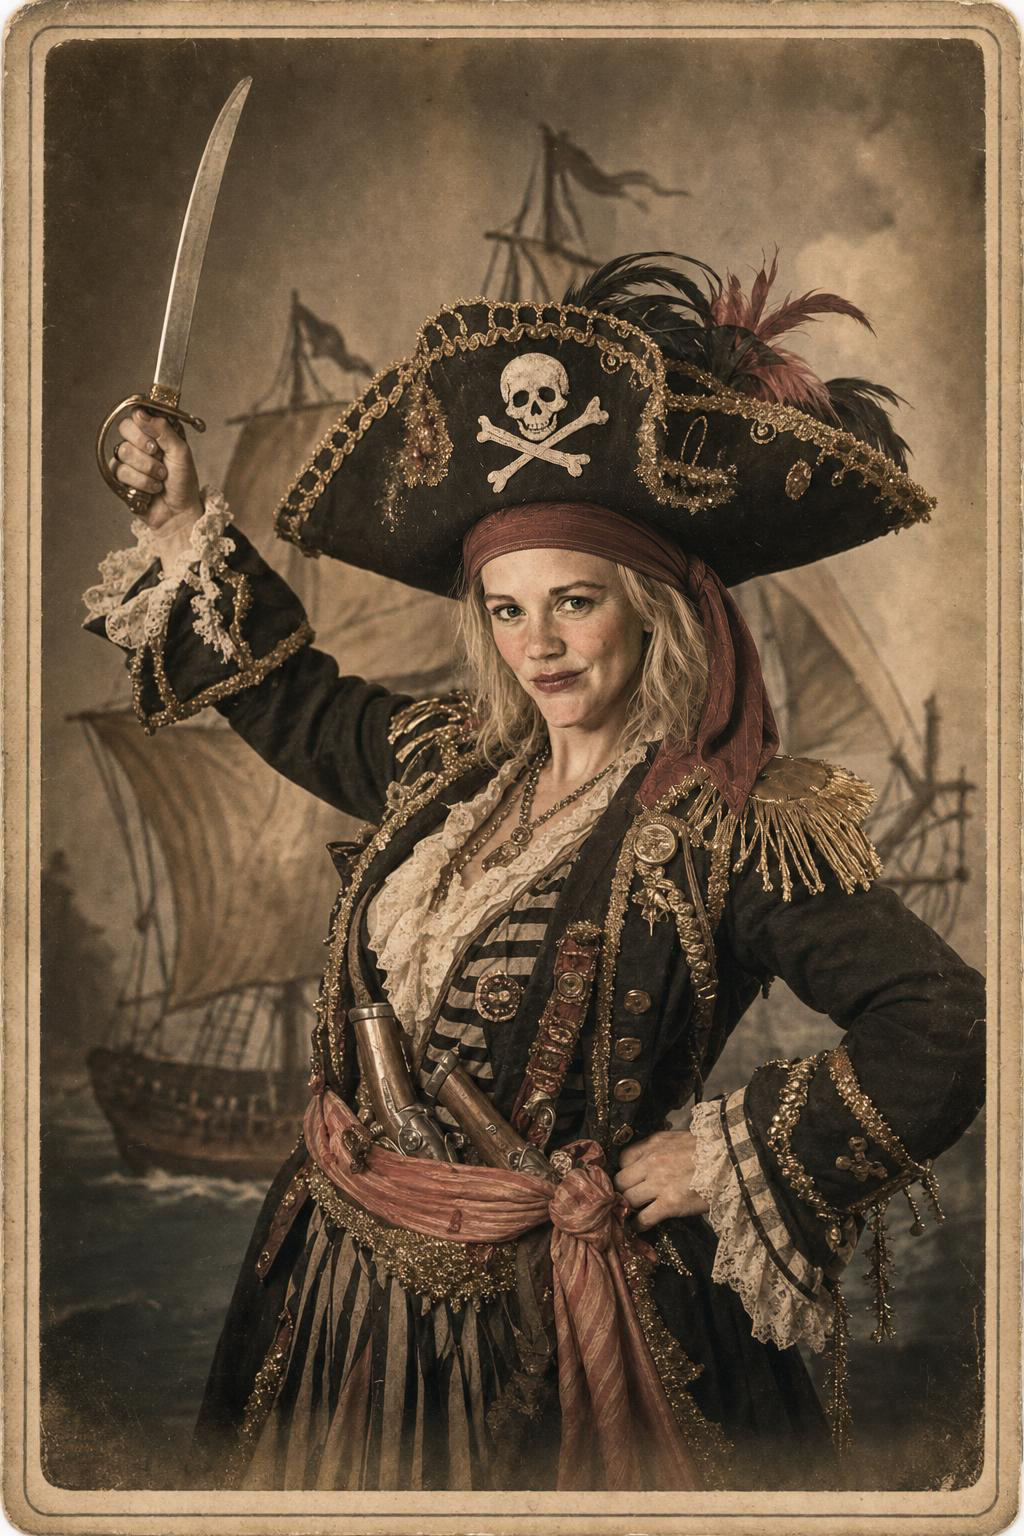
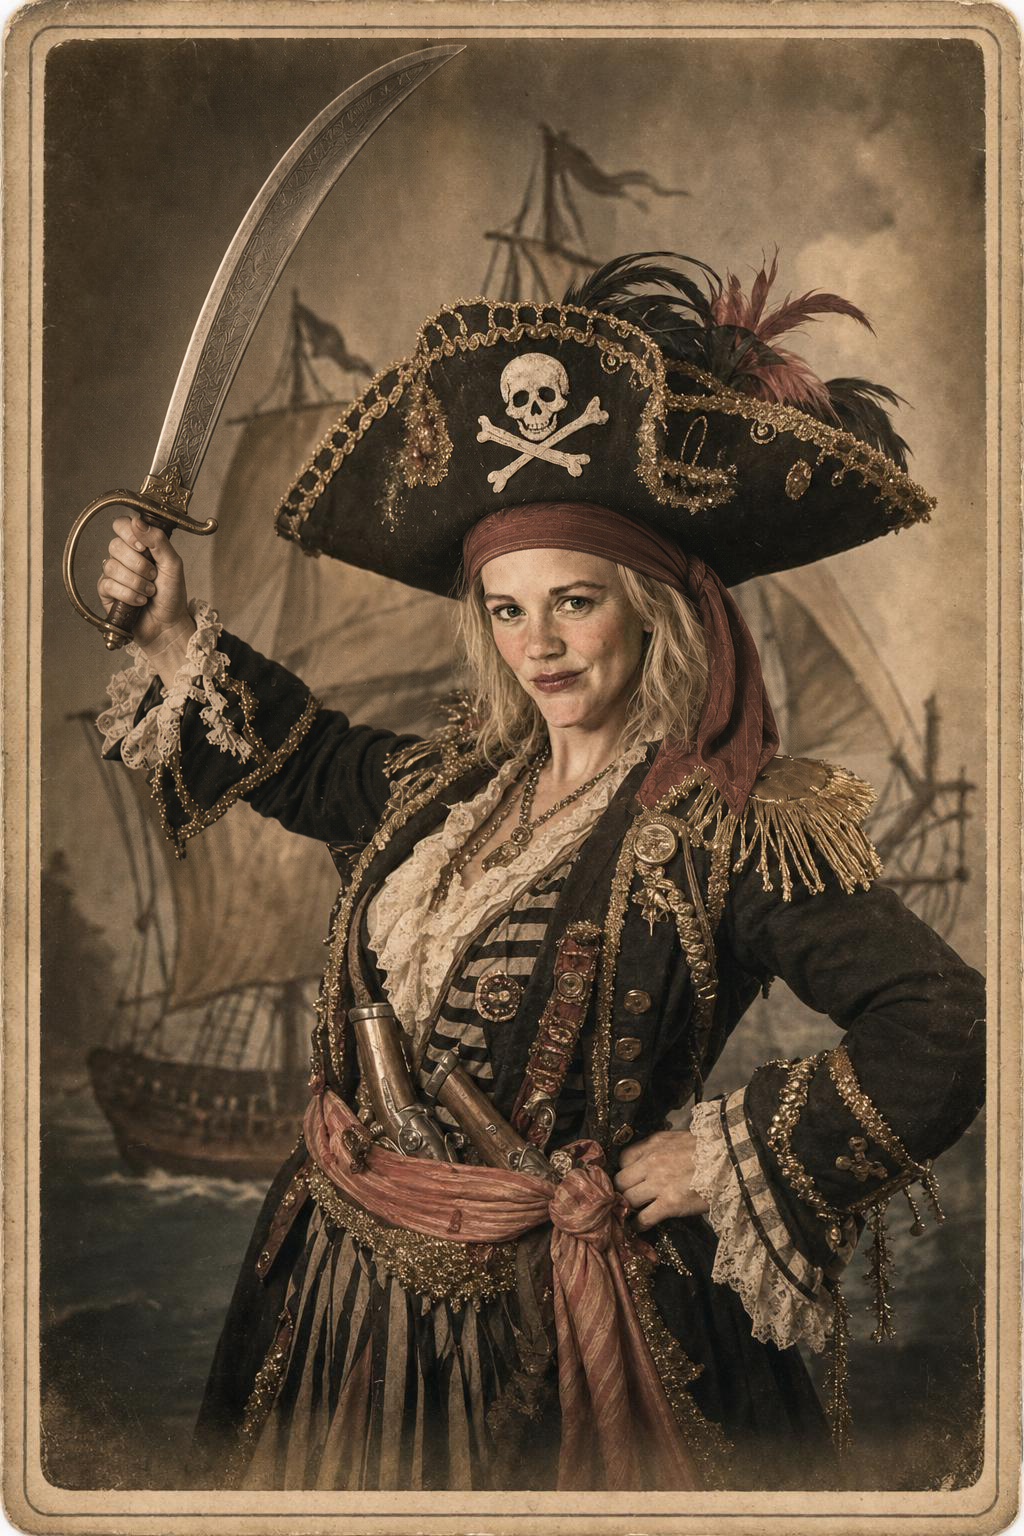
Layers edited between the first and the second w=1024, h=1536 image:
added layer "Pirate Durag Request Jun 12 2026" above "Background copy" over [2, 0, 512, 915]